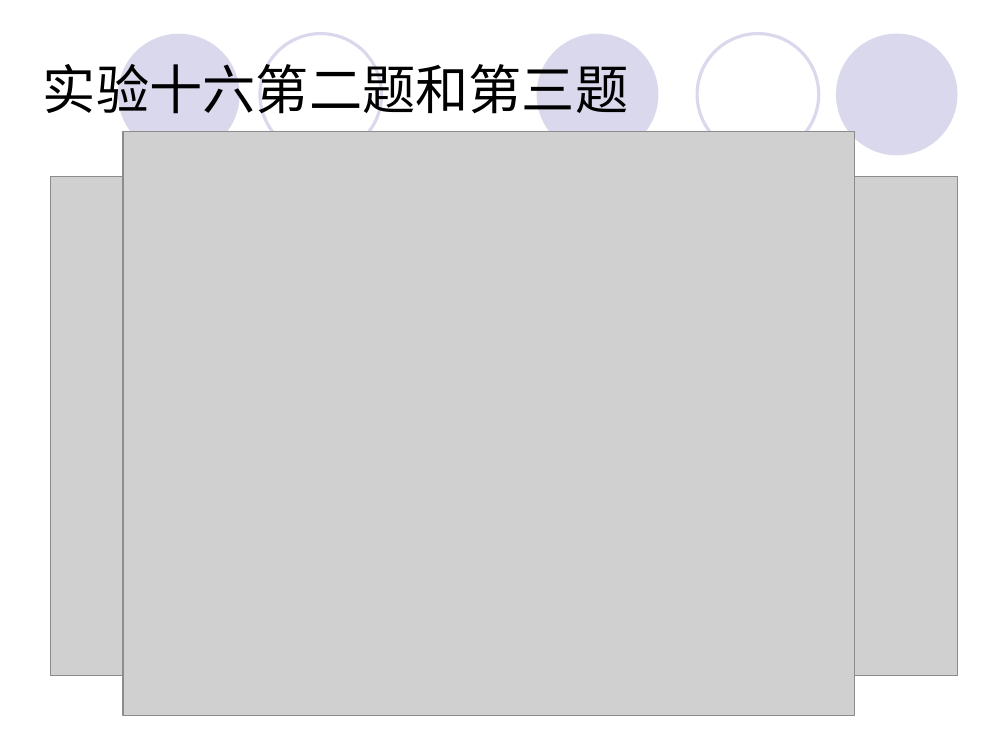
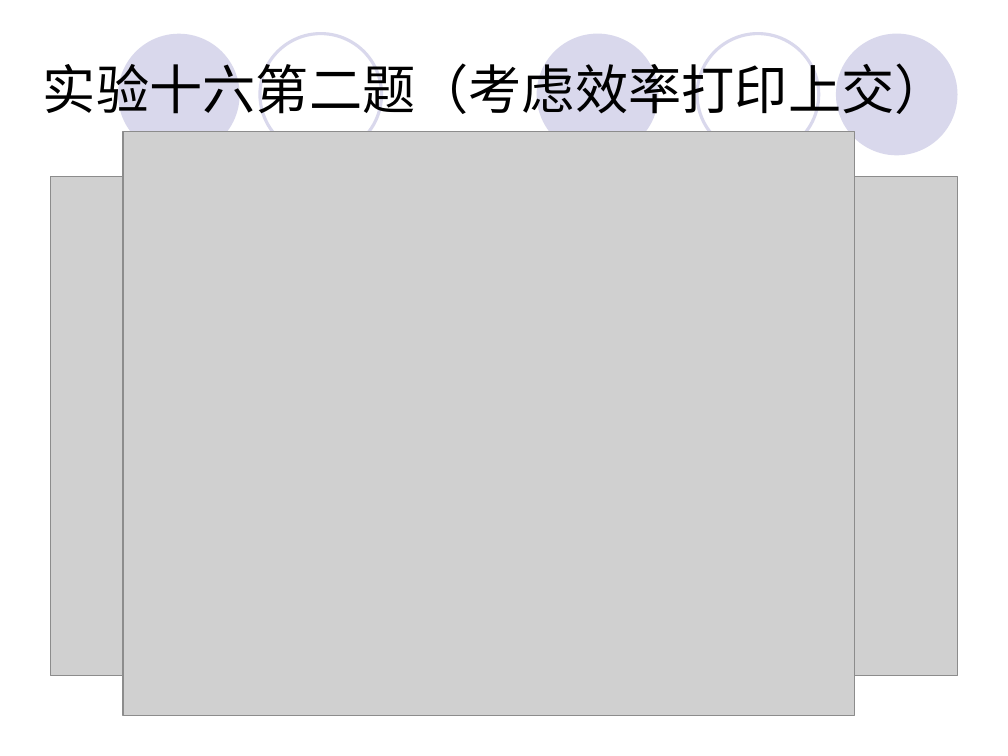
Before and after one commit to Changhe160/Changhe160.github.io, a slide deck: slide 26 of teachingRes/Cplusplus/unit07动态内存分配与数据结构.ppt. Drawn at 1008x756 pixels with LibreOffice and Linux fonts; fonts in the diff are those of the drawing; grey boxes stand for pictures. Boxes give left, top, right and bottom in pixels: in the first picture for what was removed or moved away, otherwise in the second. Text is boxed around its words. In the diff, an @@ line names an element or a change of style, - is before the commit and + after.

```diff
--- a/teachingRes/Cplusplus/unit07动态内存分配与数据结构.ppt
+++ b/teachingRes/Cplusplus/unit07动态内存分配与数据结构.ppt
@@ title at box(43, 63, 948, 114): text changed @@
-实验十六第二题和第三题
+实验十六第二题（考虑效率打印上交）
```
Also in this commit, not shown: 5 other slides changed, 1 other file.
